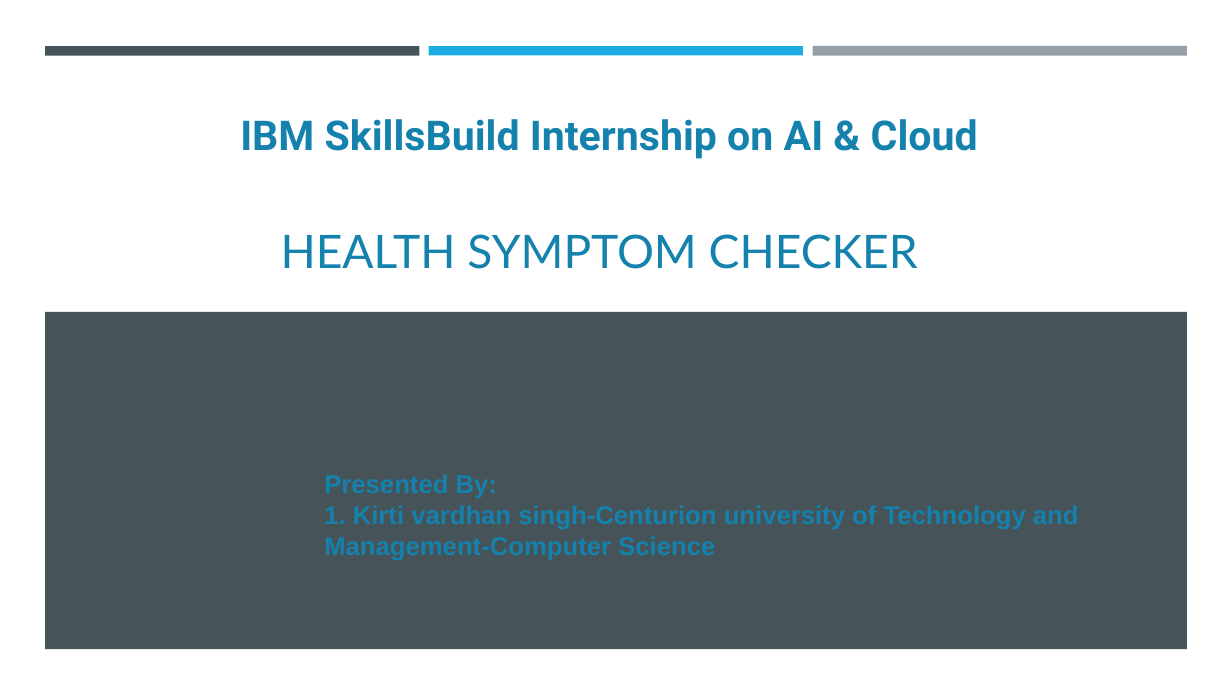
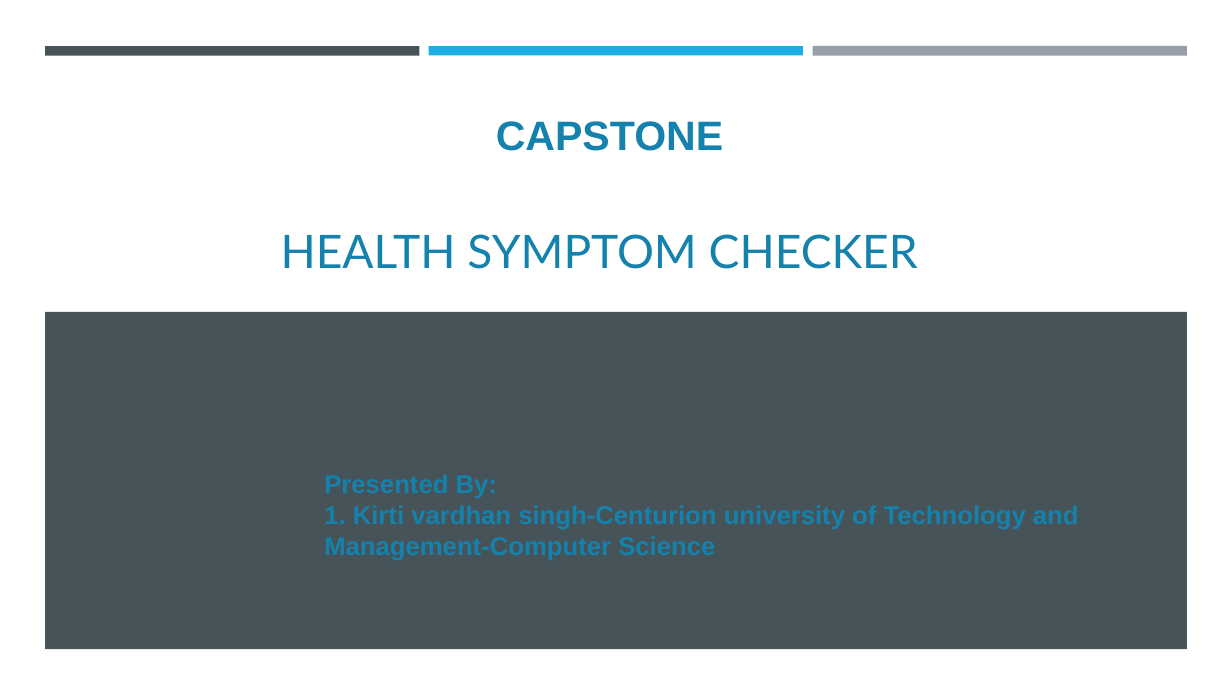
Before and after one commit to kirtivardhan80/IBM-skillbuild-internship-on-Ai-and-cloud, a slide deck: slide 1 of Healthbot symptons checker.pptx. Drawn at 1232x693 pixels with LibreOffice and Linux fonts; fonts in the diff are those of the drawing; background and template pictures are left out. Boxes give left, top, right and bottom in pixels: in the first picture for what was removed or moved away, otherwise in the second. Text is boxed around its words. In the diff, an @@ line names an element or a change of style, - is before the commit and + after.

```diff
--- a/Healthbot symptons checker.pptx
+++ b/Healthbot symptons checker.pptx
@@ text at [496,121,723,151]: text changed; font Roboto to Arial @@
-IBM SkillsBuild Internship on AI & Cloud
+CAPSTONE
```
